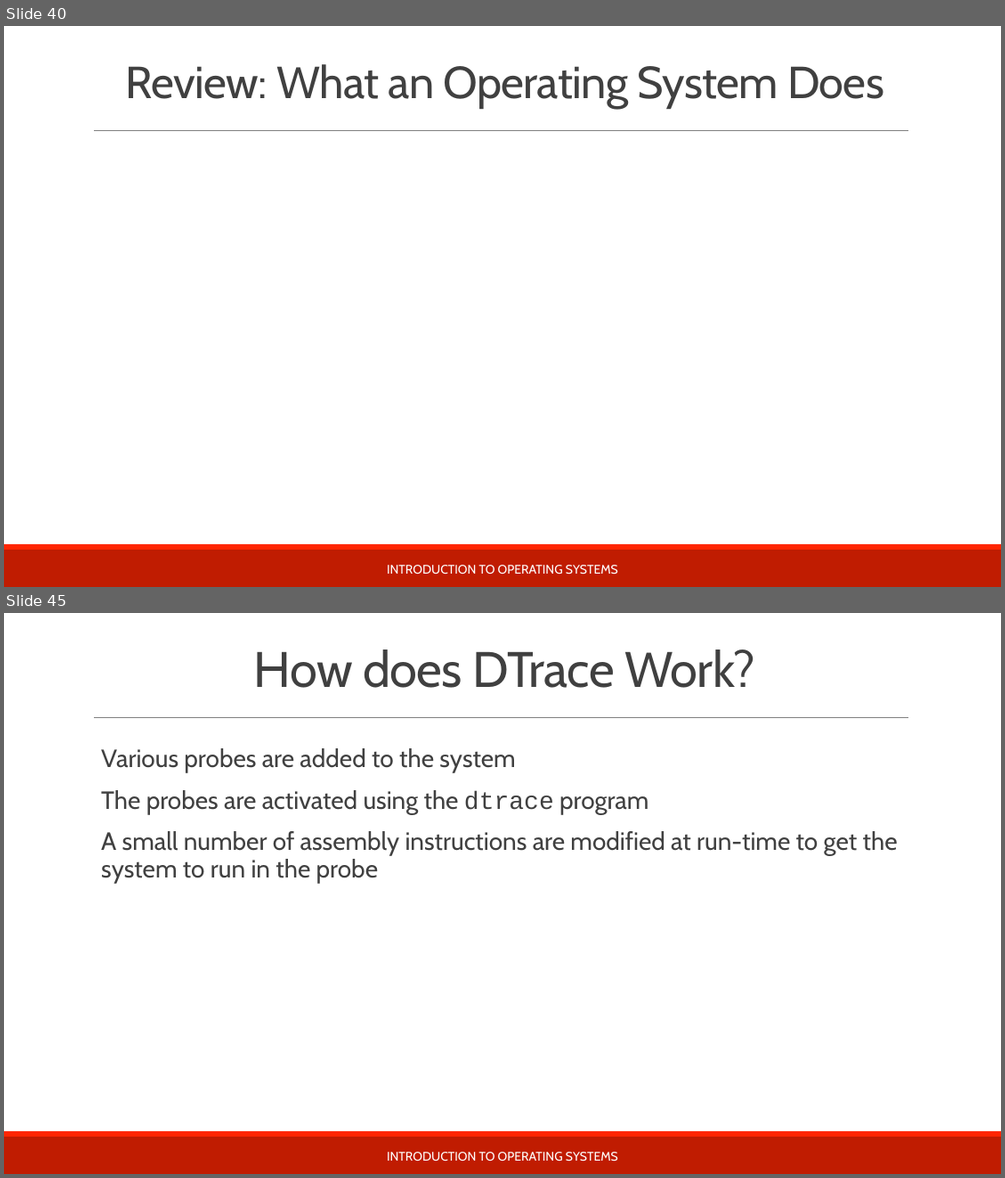
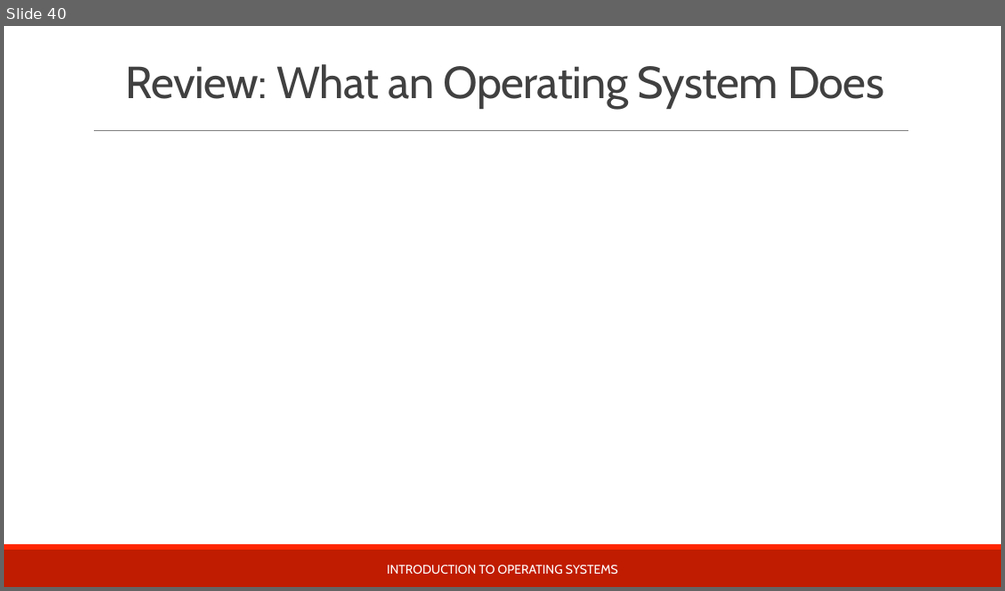
Before and after one commit to teachbsd/course, a slide deck: undergraduate/lectures/introduction.pptx. Shown one above the other, each under a label of ours: slides 40 and 45 before the commit, slide 40 after it; the slides between them are not shown. The pictures are 1005x1178 and 1005x591 pixels, drawn with LibreOffice and Linux fonts; fonts in the diff are those of the drawing; background and template pictures are left out. Boxes give left, top, right and bottom in pixels: in the first picture for what was removed or moved away, otherwise in the second. Text is boxed around its words. In the diff, an @@ line names an element or a change of style, - is before the commit and + after.

Commit message:
Move debugging and tracing slides to their own presentation. Add a new section on Kernel Services which will encompass system calls

```diff
--- a/undergraduate/lectures/introduction.pptx
+++ b/undergraduate/lectures/introduction.pptx
@@ slide 45 removed at [4, 613, 1001, 1174], background #FFFFFF; not listed: 3 template elements that a slide beside it also shows @@
@@ title removed at [254, 649, 755, 688] @@
-How does DTrace Work?
@@ text removed at [101, 748, 898, 883] @@
-  Various probes are added to the system
-  The probes are activated using the dtrace program
-  A small number of assembly instructions are modified at run-time to get the system to run in the probe
@@ text removed at [387, 1151, 618, 1161] @@
-INTRODUCTION TO OPERATING SYSTEMS
```
Also in this commit, not shown: 26 other slides removed, 2 other files.
